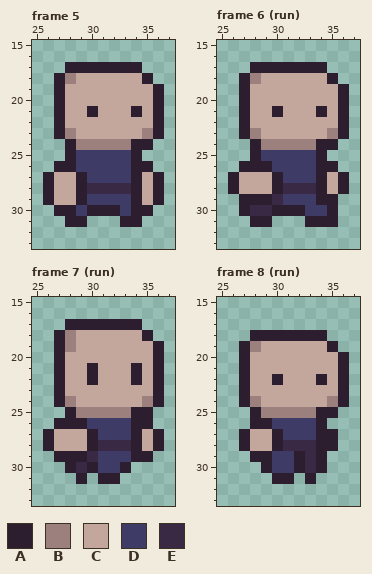
Pixel-art file -- data/imgs/animations/side.aseprite. Above, as it was before the edit.
64x64 pixels, 13 frames. Shown: frame 5: x 25..37, y 15..33; frame 6 (run): x 25..37, y 15..33; frame 7 (run): x 25..37, y 15..33; frame 8 (run): x 25..37, y 15..33. The commit also changed other frames, which this record leaves out.
Palette (. is transparent): A #2d1e2f  B #9c807e  C #c3a79c  D #3e3b66  E #392945
The same view after the edit:
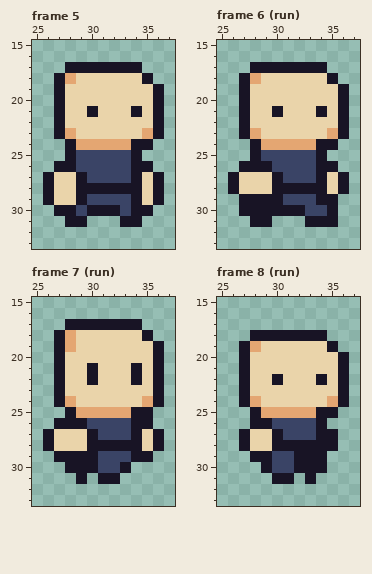
What changed:
colour A: #2d1e2f -> #181425
colour B: #9c807e -> #e4a672
colour C: #c3a79c -> #ead4aa
colour D: #3e3b66 -> #3a4466
Frame 5, layer "Group 1/Layer 1":
y 28: x 30..33 EEEE -> AAAA
Frame 6 (run), layer "Group 1/Layer 1":
y 28: x 31..33 EEE -> AAA
y 29: x 30 E -> A
y 30: x 28..29 EE -> AA
Frame 7 (run), layer "Group 1/Layer 1":
y 28: x 31..33 EEE -> AAA
y 29: x 30 E -> A
y 30: x 29 E -> A
Frame 8 (run), layer "Group 1/Layer 1":
y 28: x 31..33 EEE -> AAA
y 29..30: x 33 E -> A
